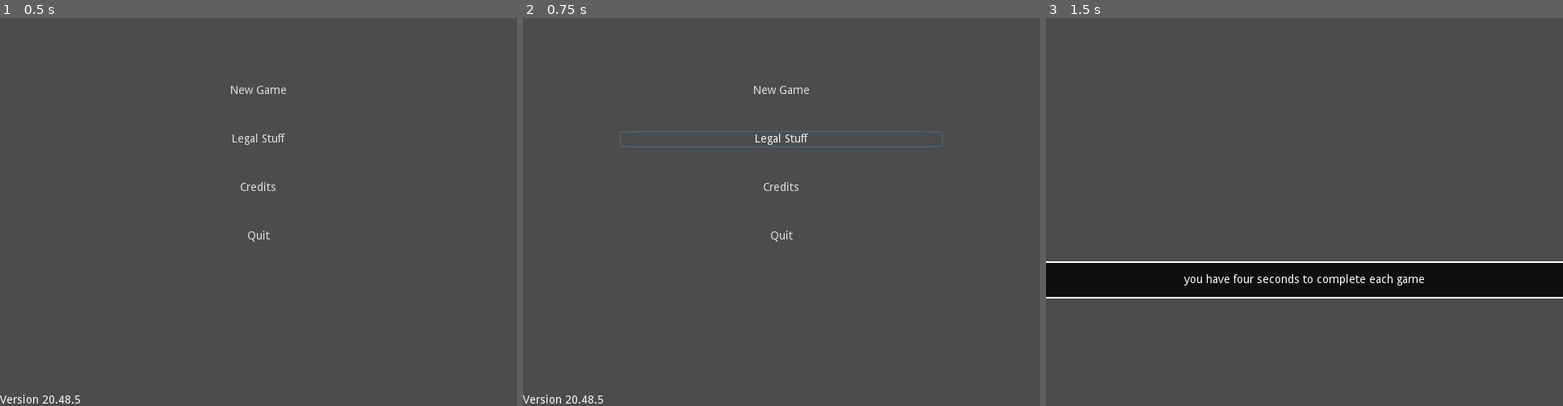
Above: before the commit, frames 1-3 (left to right).
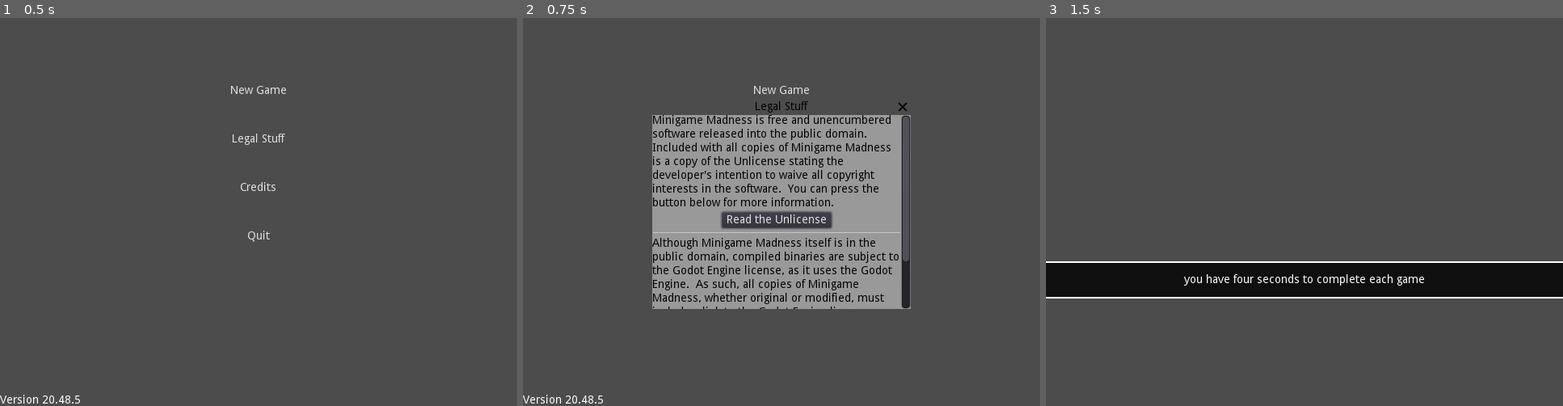
Above: after the commit, the same moments.

Repository: swashdev/minigame-madness
Game: Godot game, scene res://master/scenes/master.tscn
Same seed, same stepped clock (60 frames per second), same inputs: the game is played once before the commit and once after it.
Inputs:
- Up to frame 1 (0.5 s): no input
- Up to frame 2 (0.75 s): click "Legal Stuff" at 0.5 s
- Up to frame 3 (1.5 s): click "New Game" at 1.25 s

Frame 1 is identical in both runs. In frame 2, 23% of the frame differs, in the area x 18-82%, y 21-75%; in frame 3, nothing differs.

Commit message:
[MASTER] add legal & external URL dialogs to menu.
A `LegalStuffDialog` and a `ConfirmOpenExternal` dialog have been added
to the `MainMenu` and proper triggers have been added.

Diff:
--- a/master/scenes/menus/main_menu.tscn
+++ b/master/scenes/menus/main_menu.tscn
@@ -1,6 +1,8 @@
-[gd_scene load_steps=2 format=2]
+[gd_scene load_steps=4 format=2]
 
 [ext_resource path="res://master/scripts/menus/main_menu.gd" type="Script" id=1]
+[ext_resource path="res://master/scenes/menus/dialogs/legal_stuff_dialog.tscn" type="PackedScene" id=2]
+[ext_resource path="res://master/scenes/menus/dialogs/confirm_open_external.tscn" type="PackedScene" id=3]
 
 [node name="MainMenu" type="Control"]
 anchor_right = 1.0
@@ -72,6 +74,10 @@
 window_title = "Really Quit?"
 dialog_text = "Are you sure you want to quit?"
 
+[node name="LegalStuffDialog" parent="." instance=ExtResource( 2 )]
+
+[node name="ConfirmOpenExternal" parent="." instance=ExtResource( 3 )]
+
 [node name="VersionNumberLabel" type="Label" parent="."]
 anchor_top = 1.0
 anchor_bottom = 1.0
@@ -81,5 +87,7 @@
 "_edit_use_anchors_": false
 }
 [connection signal="pressed" from="Menu/Buttons/NewGameButton" to="." method="_on_NewGameButton_pressed"]
+[connection signal="pressed" from="Menu/Buttons/LegalStuffButton" to="." method="_on_LegalStuffButton_pressed"]
 [connection signal="pressed" from="Menu/Buttons/QuitButton" to="." method="_on_QuitButton_pressed"]
 [connection signal="confirmed" from="ReallyQuit" to="." method="_on_ReallyQuit_confirmed"]
+[connection signal="open_external" from="LegalStuffDialog" to="ConfirmOpenExternal" method="_on_open_external"]
--- a/master/scripts/menus/main_menu.gd
+++ b/master/scripts/menus/main_menu.gd
@@ -24,6 +24,12 @@
 	emit_signal( "button_pressed", "new_game" )
 
 
+# The "Legal Stuff" button has been pressed.  This will open a dialog box
+# containing licensing information.
+func _on_LegalStuffButton_pressed():
+	$LegalStuffDialog.popup_centered()
+
+
 # The "Quit" button has been pressed.  Pop up a dialog confirming this is what
 # the player wants.
 func _on_QuitButton_pressed():
